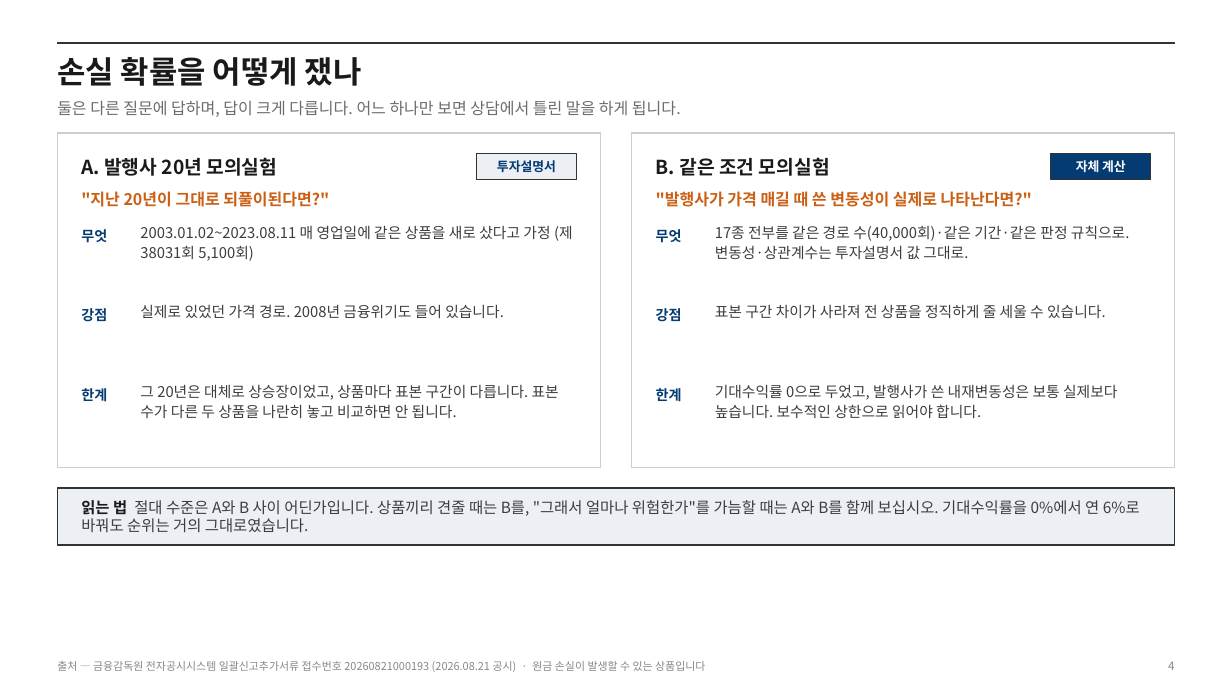
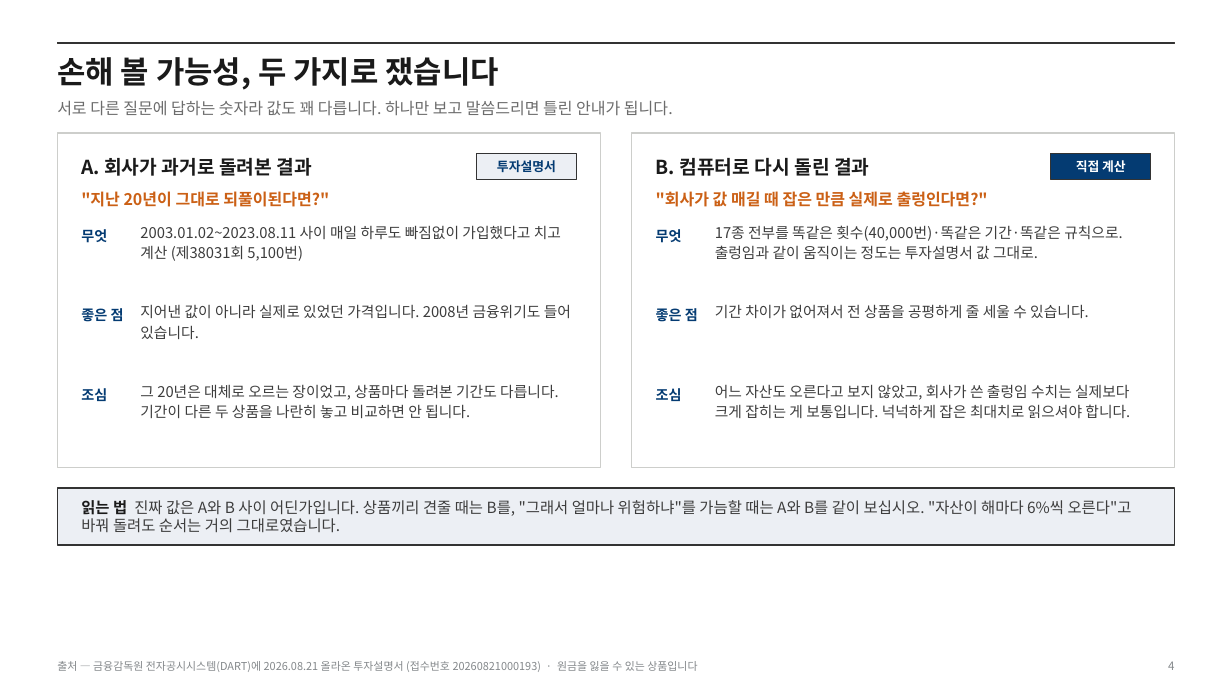
Before and after one commit to hanaroline/work_1, a slide deck: slide 4 of els-proposal.pptx. Drawn at 1232x693 pixels with LibreOffice and Linux fonts; fonts in the diff are those of the drawing. Boxes give left, top, right and bottom in pixels: in the first picture for what was removed or moved away, otherwise in the second. Text is boxed around its words. In the diff, an @@ line names an element or a change of style, - is before the commit and + after.

```diff
--- a/els-proposal.pptx
+++ b/els-proposal.pptx
@@ text at [57,57,499,90]: text changed @@
-손실 확률을 어떻게 쟀나
+손해 볼 가능성, 두 가지로 쟀습니다
@@ text at [57,101,673,115]: text changed @@
-둘은 다른 질문에 답하며, 답이 크게 다릅니다. 어느 하나만 보면 상담에서 틀린 말을 하게 됩니다.
+서로 다른 질문에 답하는 숫자라 값도 꽤 다릅니다. 하나만 보고 말씀드리면 틀린 안내가 됩니다.
@@ text at [81,158,312,176]: text changed @@
-A. 발행사 20년 모의실험
+A. 회사가 과거로 돌려본 결과
@@ text at [656,158,869,176]: text changed @@
-B. 같은 조건 모의실험
+B. 컴퓨터로 다시 돌린 결과
@@ text at [1076,160,1126,172]: text changed @@
-자체 계산
+직접 계산
@@ text at [656,191,988,207]: text changed @@
-"발행사가 가격 매길 때 쓴 변동성이 실제로 나타난다면?"
+"회사가 값 매길 때 잡은 만큼 실제로 출렁인다면?"
@@ text at [140,225,561,261]: text changed @@
-2003.01.02~2023.08.11 매 영업일에 같은 상품을 새로 샀다고 가정 (제38031회 5,100회)
+2003.01.02~2023.08.11 사이 매일 하루도 빠짐없이 가입했다고 치고 계산 (제38031회 5,100번)
@@ text at [715,225,1123,259]: text changed @@
-17종 전부를 같은 경로 수(40,000회)·같은 기간·같은 판정 규칙으로. 변동성·상관계수는 투자설명서 값 그대로.
+17종 전부를 똑같은 횟수(40,000번)·똑같은 기간·똑같은 규칙으로. 출렁임과 같이 움직이는 정도는 투자설명서 값 그대로.
@@ text at [81,308,124,322]: text changed @@
-강점
+좋은 점
@@ text at [140,304,571,339]: text changed @@
-실제로 있었던 가격 경로. 2008년 금융위기도 들어 있습니다.
+지어낸 값이 아니라 실제로 있었던 가격입니다. 2008년 금융위기도 들어 있습니다.
@@ text at [656,306,698,324]: text changed @@
-강점
+좋은 점
@@ text at [715,304,1089,318]: text changed @@
-표본 구간 차이가 사라져 전 상품을 정직하게 줄 세울 수 있습니다.
+기간 차이가 없어져서 전 상품을 공평하게 줄 세울 수 있습니다.
@@ text at [81,388,107,401]: text changed @@
-한계
+조심
@@ text at [140,384,559,418]: text changed @@
-그 20년은 대체로 상승장이었고, 상품마다 표본 구간이 다릅니다. 표본 수가 다른 두 상품을 나란히 놓고 비교하면 안 됩니다.
+그 20년은 대체로 오르는 장이었고, 상품마다 돌려본 기간도 다릅니다. 기간이 다른 두 상품을 나란히 놓고 비교하면 안 됩니다.
@@ text at [656,388,682,401]: text changed @@
-한계
+조심
@@ text at [715,384,1130,418]: text changed @@
-기대수익률 0으로 두었고, 발행사가 쓴 내재변동성은 보통 실제보다 높습니다. 보수적인 상한으로 읽어야 합니다.
+어느 자산도 오른다고 보지 않았고, 회사가 쓴 출렁임 수치는 실제보다 크게 잡히는 게 보통입니다. 넉넉하게 잡은 최대치로 읽으셔야 합니다.
@@ text at [81,500,1132,532]: text changed @@
-읽는 법 절대 수준은 A와 B 사이 어딘가입니다. 상품끼리 견줄 때는 B를, "그래서 얼마나 위험한가"를 가늠할 때는 A와 B를 함께 보십시오. 기대수익률을 0%에서 연 6%로 바꿔도 순위는 거의 그대로였습니다.
+읽는 법 진짜 값은 A와 B 사이 어딘가입니다. 상품끼리 견줄 때는 B를, "그래서 얼마나 위험하냐"를 가늠할 때는 A와 B를 같이 보십시오. "자산이 해마다 6%씩 오른다"고 바꿔 돌려도 순서는 거의 그대로였습니다.
@@ text at [57,661,697,672]: text changed @@
-출처 — 금융감독원 전자공시시스템 일괄신고추가서류 접수번호 20260821000193 (2026.08.21 공시) · 원금 손실이 발생할 수 있는 상품입니다
+출처 — 금융감독원 전자공시시스템(DART)에 2026.08.21 올라온 투자설명서 (접수번호 20260821000193) · 원금을 잃을 수 있는 상품입니다
```
Also in this commit, not shown: 13 other slides changed, 1 slide added, 5 other files.
